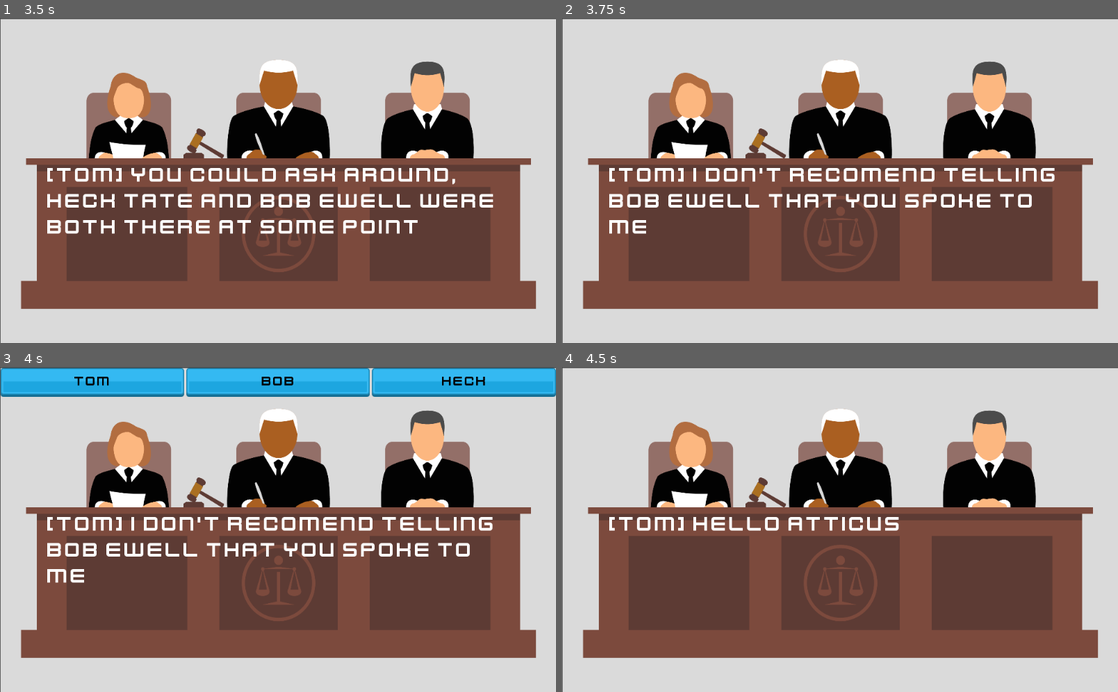
Above: before the commit, frames 1-4 (two rows, left to right).
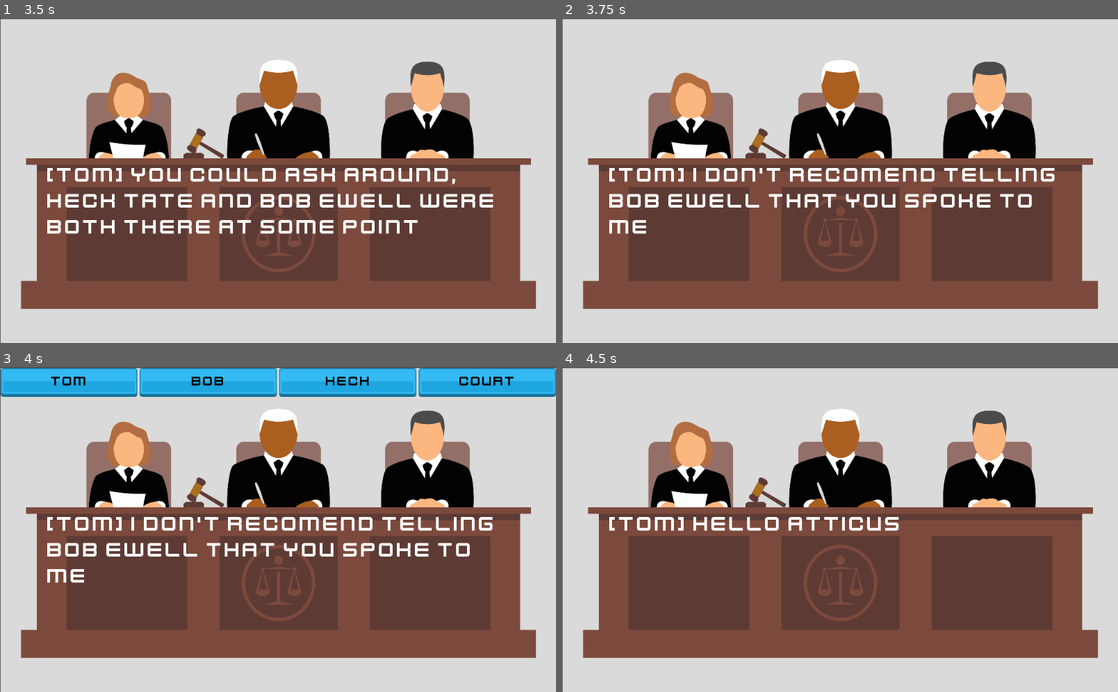
Above: after the commit, the same moments.

Repository: sneakyspy/Trial-of-Tom-Robinson
Game: Godot game, scene res://World.tscn
Same seed, same stepped clock (60 frames per second), same inputs: the game is played once before the commit and once after it.
Inputs:
- Up to frame 1 (3.5 s): tap Enter (ui_accept) at 0.5, 0.6, 0.77, 1.07, 2, 2.1, 2.27, 2.57, 2.85 s; click "I have not" at 1.25 s
- Up to frame 2 (3.75 s): tap Enter (ui_accept) at 3.5, 3.6 s
- Up to frame 3 (4 s): tap Enter (ui_accept) at 3.77 s
- Up to frame 4 (4.5 s): tap Enter (ui_accept) at 4.07 s; click "Tom" at 4.25 s

Frames 1-2 are identical in both runs. In frame 3, 1.1% of the frame differs, in the area x 9-93%, y 0-10%; in frame 4, nothing differs.

Commit message:
final commit

Diff:
--- a/Files/Bob Ewell.tres
+++ b/Files/Bob Ewell.tres
@@ -92,7 +92,8 @@
                 "Text": "This is probably the only way he could have avoided unjust persicution"
             },
             {
-                "Action": "Win"
+                "Action": "end",
+                "Text": "You Won"
             }
           ]
         }
--- /dev/null
+++ b/Files/Court.tres
@@ -0,0 +1,5 @@
+[
+  {"Action": "Judge Taylor", "Text": "The court reviewed all of information Atticus has provided"},
+  {"Action": "Judge Taylor", "Text": "The jury finds the defendant, GUILTY of all charges"},
+  {"Action": "end", "Text": "You Lost"}
+]
--- a/World.gd
+++ b/World.gd
@@ -3,7 +3,7 @@
 onready var input = $Interface/cont/VBoxContainer/ScrollContainer/Input
 onready var label = $Interface/Text_Display
 var BUTTON = preload("res://Button.tscn")
-var peeps_unlocked = ["Tom", "Bob", "Heck"]
+var peeps_unlocked = ["Tom", "Bob", "Heck", "Court"]
 var oldind = 0
 var old = null
 var x = 0
@@ -22,11 +22,12 @@
 onready var Heck = parse_json_file("res://Files/Heck Tate.tres")
 onready var Tom = parse_json_file("res://Files/Tom Robinson.tres")
 onready var Mayella = parse_json_file("res://Files/Mayella.tres")
+onready var Court = parse_json_file("res://Files/Court.tres")
 onready var file = Tom
 onready var index = 0
 onready var current = file
 var questions = 2
-var people = ["You", "Tom", "Bob", "Heck", "Mayella",  "Burris"]
+var people = ["You", "Tom", "Bob", "Heck", "Mayella",  "Burris", "Judge Taylor"]
 var knows = []
 var running = true
 
@@ -59,6 +60,11 @@
 			if current[index + 1]["Action"] in people:
 				index += 1
 				label.set_text("[" + current[index]["Action"] + "]" + " " + current[index]["Text"])
+			elif current[index + 1]["Action"] == "end":
+				label.set_text(current[index + 1]["Text"])
+				running = false
+				file = null
+				current = null
 			elif "Q" in current[index + 1]["Action"]:
 				index += 1
 				if old == null:
@@ -109,11 +115,6 @@
 					current = file
 					index += 1
 					label.set_text("[" + current[index]["Action"] + "]" + " " + current[index]["Text"])
-			elif "Win" in current[index]["Action"]:
-				running = false
-				file = null
-				current = null
-				label.set_text("You Won!")
 			else:
 				for x in range(index + 1, len(current)):
 					if "req" in current[x] && current[x]["req"] in knows:
